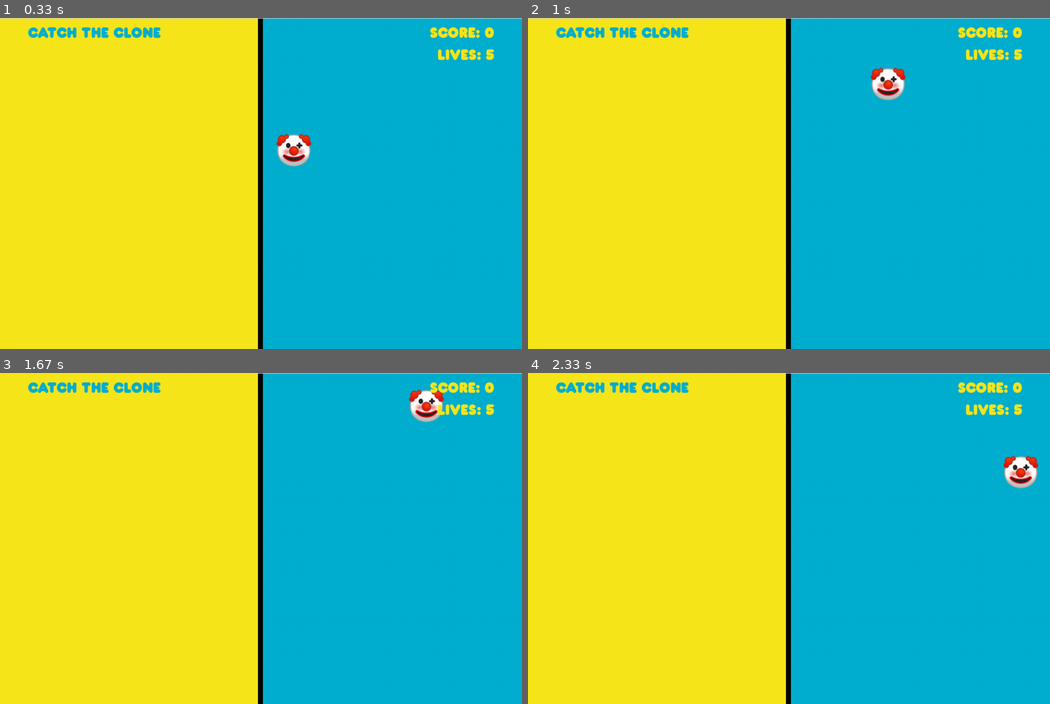
Above: before the commit, frames 1-4 (two rows, left to right).
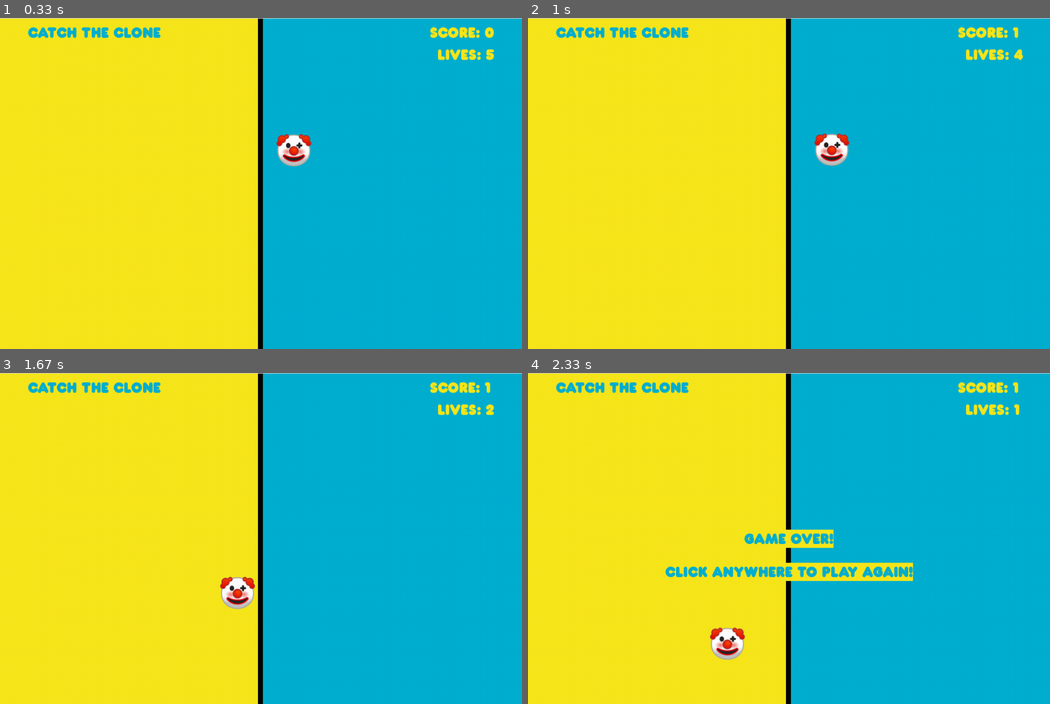
Above: after the commit, the same moments.

Repository: bezhio1987/pygame_catch_the_clown
Game: pygame game, started from game_2_catch_the_clone.py
Same seed, same stepped clock (60 frames per second), same inputs: the game is played once before the commit and once after it.
Inputs (mouse positions are in pixels of both pictures, inside the frame that each line leads up to):
- Up to frame 1 (0.33 s): no input
- Up to frame 2 (1 s): click (789, 183) at 0.38 s; click (856, 113) at 0.72 s
- Up to frame 3 (1.67 s): click (99, 488) at 1.05 s; click (454, 654) at 1.38 s
- Up to frame 4 (2.33 s): click (799, 425) at 1.72 s; click (762, 624) at 2.05 s

Frame 1 is identical in both runs. In frame 2, 1.2% of the frame differs, in the area x 54-95%, y 2-45%; in frame 3, 1.1%; in frame 4, 3.4%, in the area x 26-98%, y 2-87%.

Commit message:
adding game over and reset the game and finished the movement

Diff:
--- a/game_2_catch_the_clone.py
+++ b/game_2_catch_the_clone.py
@@ -52,14 +52,14 @@
 
 game_over_text = font.render("Game Over!", True, BLUE, YELLOW)
 game_over_rect = game_over_text.get_rect()
-game_over_rect.center = (WINDOW_HEIGHT//2 , WINDOW_HEIGHT//2)
+game_over_rect.center = (WINDOW_WIDTH//2 , WINDOW_HEIGHT//2)
 
 continue_text = font.render("Click anywhere to play again!", True, BLUE, YELLOW)
 continue_rect = continue_text.get_rect()
-continue_rect.center = (WINDOW_HEIGHT//2 , WINDOW_HEIGHT//2+ 60)
+continue_rect.center = (WINDOW_WIDTH//2 , WINDOW_HEIGHT//2+ 60)
 
 #set music
-hit_sound = pygame.mixer.Sound("click_sound.wav")
+click_sound = pygame.mixer.Sound("click_sound.wav")
 miss_sound = pygame.mixer.Sound("miss_sound.wav")
 pygame.mixer.music.load("ctc_background_music.wav")
 
@@ -79,9 +79,58 @@
 while running:
     #lopp through a list of ecents
     for event in pygame.event.get():
-        print(event)
         if event.type == pygame.QUIT:
            running = False
+
+         #click
+        if event.type == pygame.MOUSEBUTTONDOWN:
+           mouse_x = event.pos[0]
+           mouse_y = event.pos[1]
+
+            #the clown is clicked?
+           if clown_rect.collidepoint(mouse_x, mouse_y):
+                click_sound.play()
+                score += 1
+                clown_velocity += CLOWN_ACCELERATION
+                #change the clown direction
+                clown_dx = random.choice([-1, 1])
+                clown_dy = random.choice([-1, 1])
+           else:
+               player_lives -= 1
+               miss_sound.play()
+
+
+
+    #update HUD
+    score_text = font.render("score: "+str(score), True, YELLOW)
+    lives_text = font.render("lives: "+str(player_lives), True, YELLOW)
+
+    #check for game over
+    if player_lives == 0:
+            display_surface.blit(game_over_text, game_over_rect)
+            display_surface.blit(continue_text, continue_rect)
+            pygame.display.update()
+
+            #pause the game
+            pygame.mixer.music.stop()
+            is_paused = True
+            while is_paused:
+                for event in pygame.event.get():
+                    if event.type == pygame.MOUSEBUTTONDOWN:
+                        score = 0
+                        player_lives = PLAYER_STARTING_LIVES
+                        clown_rect.center = (WINDOW_WIDTH//2, WINDOW_HEIGHT//2)
+                        clown_velocity = CLOWN_STARTING_VELOCITY
+                        clown_dx = random.choice([-1,1])  # direction in x
+                        clown_dy = random.choice([-1,1])
+                        pygame.mixer.music.play(-1 , 0,0)
+                        is_paused = False
+
+                    if event.type == pygame.QUIT:
+                            running = False
+                            is_paused = False
+
+
 
     #move the clown
     clown_rect.x += clown_dx*clown_velocity
@@ -89,9 +138,9 @@
 
     #bounce the clown when its off the screen
     if clown_rect.left <= 0 or clown_rect.right >= WINDOW_WIDTH:
-        clown_dx *= -1
+        clown_dx = clown_dx * -1
     if clown_rect.top <=0 or clown_rect.bottom >= WINDOW_HEIGHT:
-        clown_dy *= -1
+        clown_dy = clown_dy * -1
 
     #blit the bg
     display_surface.blit(bg_img, bg_rect)
